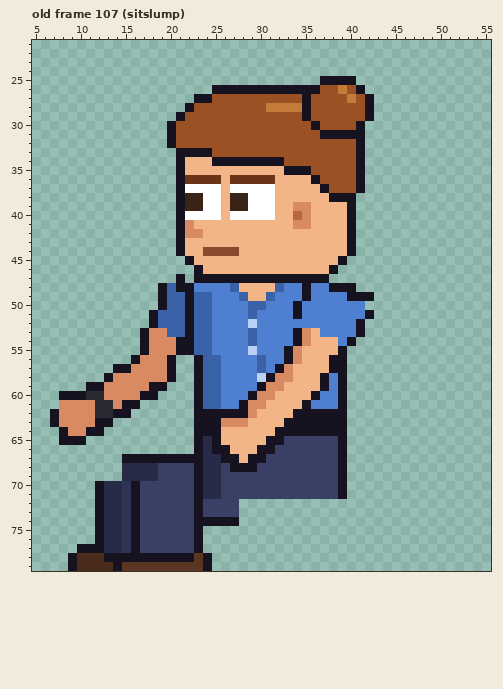
A pixel-art file gets an edit: sprites/custom/custom_intern_bun_left_anim.aseprite. Above is the file before it was changed.
64x80 pixels, 129 frames. Colours within 5 levels of each other are drawn and written as one. Shown: old frame 107 (sitslump): x 5..55, y 21..79. The commit also changed other frames, which this record leaves out.
Now the later version:
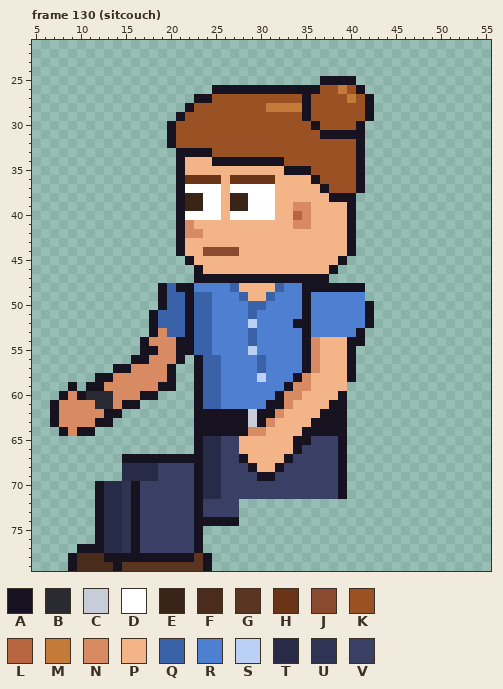
Palette (. is transparent): A #17121f  B #2a2a33  C #c8ccd8  D #ffffff  E #3a2418  F #4a2c1c  G #5a3522  H #6b3416  J #8a4a2e  K #9a5124  L #b8663f  M #c47a38  N #d88a62  P #f3b488  Q #3a62a8  R #4f7fd0  S #bbd0f5  T #272b48  U #2f3354  V #3a3f66
A new or re-ordered frame is compared with the old frame closest to it.
Change:
frames 129 -> 135
Frame 130 (sitcouch) is new; against old frame 107 (sitslump), layers "Watch", "Near Arm", "Back Arm":
y 47: x 21 A -> .
y 48: x 36..37 RR -> AA; x 41 . -> A
y 49: x 40..42 AAA -> RR.
y 50: x 34..35 AR -> RA; x 42 . -> A
y 51: x 34..35 AR -> RA
y 52: x 34..35 RR -> AA; x 41..42 A. -> RA
y 53: x 17..18 AN -> .A; x 34..36 ANP -> RAR
y 54: x 34..36 ANP -> RAN; x 39 R -> P; x 41 . -> A
y 55: x 18 N -> A; x 33..36 ANPP -> RRAN; x 39..40 A. -> PA
y 56: x 17 N -> A; x 20..21 A. -> NA; x 33..36 ANPP -> RRAN; x 38..40 AA. -> PPA
y 57: x 32..36 ANPPP -> RRRAN; x 38..40 AA. -> PPA
y 58: x 12 . -> A; x 31..35 ANNPP -> RRRAN; x 37..40 ARA. -> PPPA
y 59: x 9 . -> A; x 18 A -> N; x 20 . -> A; x 30..35 ANNPPP -> RRRANN; x 37..39 ARA -> PPP
y 60: x 9 A -> N; x 13 N -> B; x 29..34 ANNPPP -> RRRANN; x 36..38 ARR -> PPP
y 61: x 7 . -> A; x 28..33 ANNPPP -> RRRAAN; x 35..38 ARRR -> PPPA
y 62: x 12..13 BB -> NA; x 15 A -> .; x 29..32 NPPP -> CAAN; x 34..36 AAA -> PPP
y 63: x 26..31 NNNPPP -> AAACAN; x 33..35 AAA -> PPP
y 64: x 10 N -> A; x 12 A -> .; x 26..30 PPPPP -> AAANN; x 32..34 AAA -> PPP
y 65: x 8..10 AAA -> ...; x 25..27 APP -> TVV; x 31..35 AAVVV -> PPPAA
y 66: x 25..27 AAP -> TVV; x 30..34 AAVVV -> PPPPA
y 67: x 26..33 AAPAAVVV -> VVAPPPPA
y 68: x 27..28 AA -> VV; x 30..32 VVV -> PPA
y 69: x 30..31 VV -> AA
